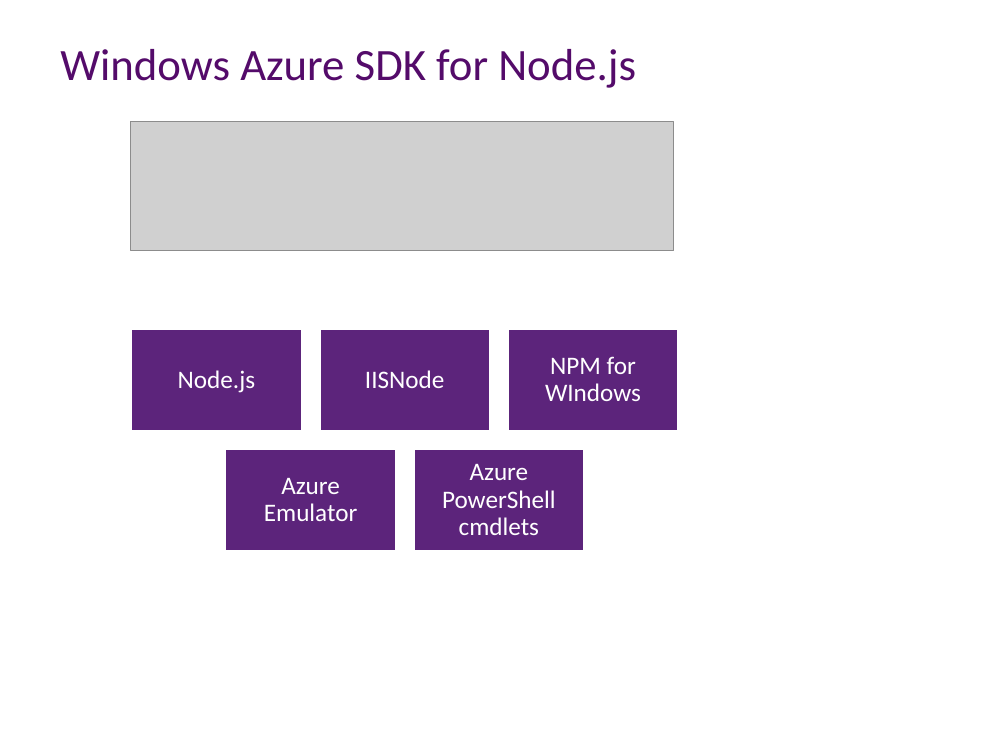
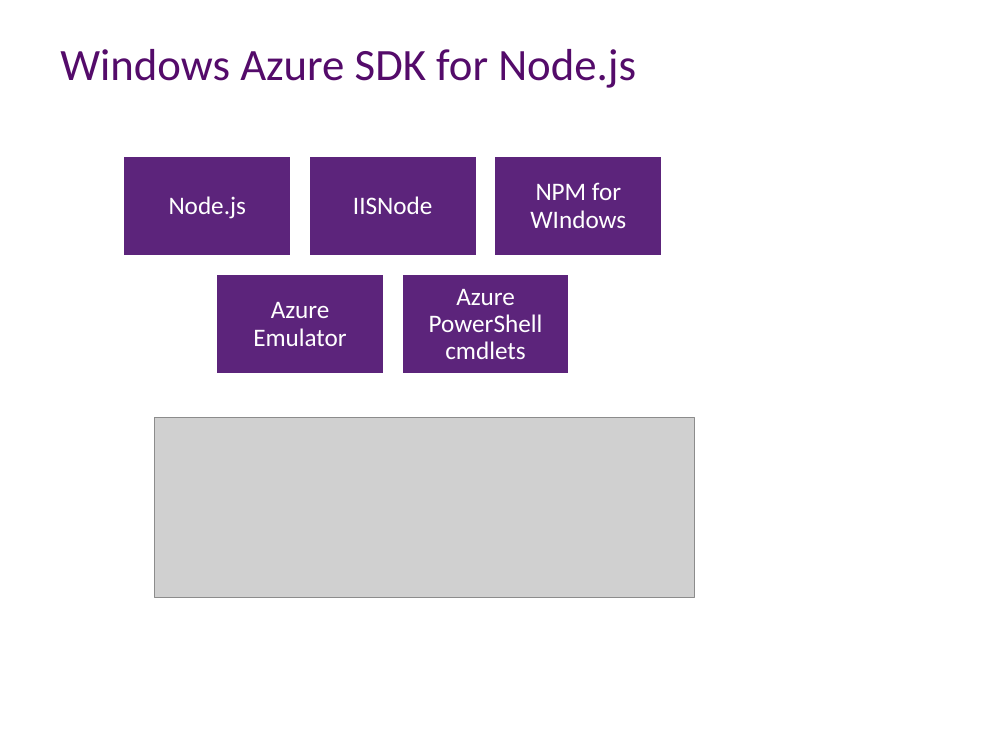
Before and after one commit to aidancasey/AzureNodeChatClient, a slide deck: slide 14 of presentation/Building Node.js Applications on Windows Azure.pptx. Drawn at 1008x756 pixels with LibreOffice and Linux fonts; fonts in the diff are those of the drawing; grey boxes stand for pictures; background and template pictures are left out. Boxes give left, top, right and bottom in pixels: in the first picture for what was removed or moved away, otherwise in the second. Text is boxed around its words. In the diff, an @@ line names an element or a change of style, - is before the commit and + after.

```diff
--- a/presentation/Building Node.js Applications on Windows Azure.pptx
+++ b/presentation/Building Node.js Applications on Windows Azure.pptx
@@ rectangle: place and size @@
-rectangle at <box>225,449,396,551</box>
+rectangle at <box>123,155,291,256</box>
@@ rectangle: place and size @@
-rectangle at <box>413,449,585,551</box>
+rectangle at <box>308,155,477,256</box>
@@ text "NPM for WIndows": place and size @@
-text "NPM for WIndows" at <box>545,356,641,401</box>
+text "NPM for WIndows" at <box>530,182,626,228</box>
@@ rectangle: place and size @@
-rectangle at <box>507,329,678,431</box>
+rectangle at <box>494,155,662,256</box>
@@ rectangle: place and size @@
-rectangle at <box>131,329,302,431</box>
+rectangle at <box>216,274,384,375</box>
@@ 4 texts: place and size @@
-4 texts at <box>178,370,556,535</box>
+4 texts at <box>169,196,543,359</box>
@@ rectangle: place and size @@
-rectangle at <box>320,329,491,431</box>
+rectangle at <box>401,274,570,375</box>
@@ picture: place and size @@
-picture at <box>131,122,674,251</box>
+picture at <box>155,417,695,597</box>
```
Also in this commit, not shown: 3 other slides changed.
